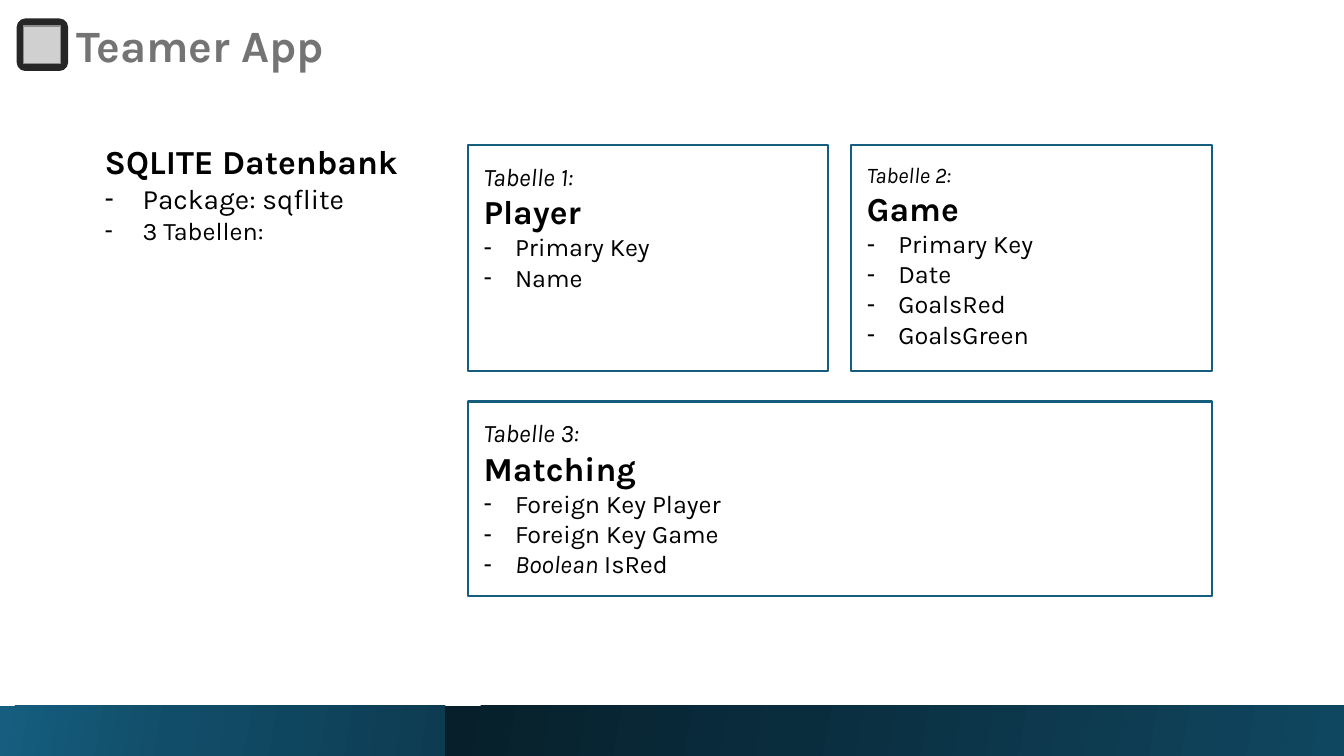
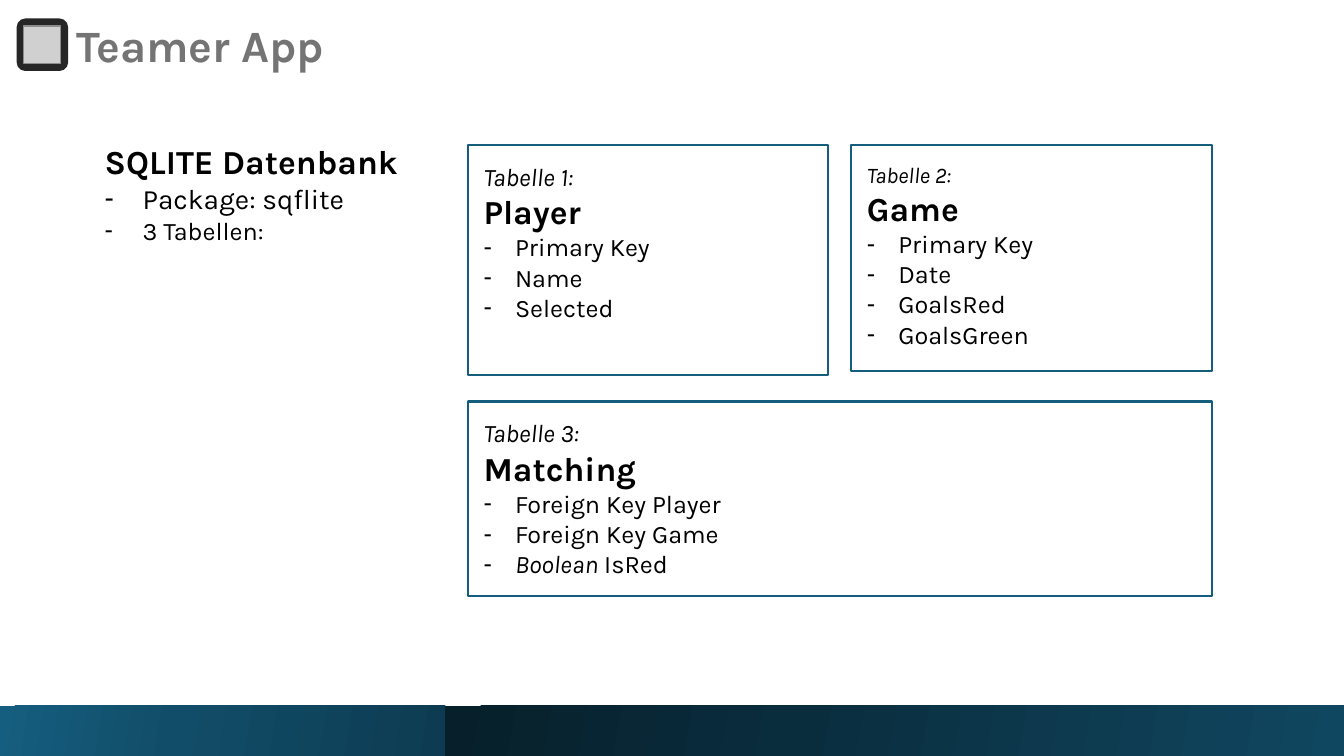
Before and after one commit to fohmij/teamer_flutter, a slide deck: slide 9 of Teamer.pptx. Drawn at 1344x756 pixels with LibreOffice and Linux fonts; fonts in the diff are those of the drawing; grey boxes stand for pictures. Boxes give left, top, right and bottom in pixels: in the first picture for what was removed or moved away, otherwise in the second. Text is boxed around its words. In the diff, an @@ line names an element or a change of style, - is before the commit and + after.

```diff
--- a/Teamer.pptx
+++ b/Teamer.pptx
@@ rectangle "Tabelle 1: Player": place and size @@
-rectangle "Tabelle 1: Player" at <box>468,145,829,371</box>
+rectangle "Tabelle 1: Player" at <box>468,145,829,375</box>
@@ text in rectangle at <box>515,299,613,318</box>: paragraph added @@
+– Selected
```
Also in this commit, not shown: 1 other slide changed, 4 other files.
